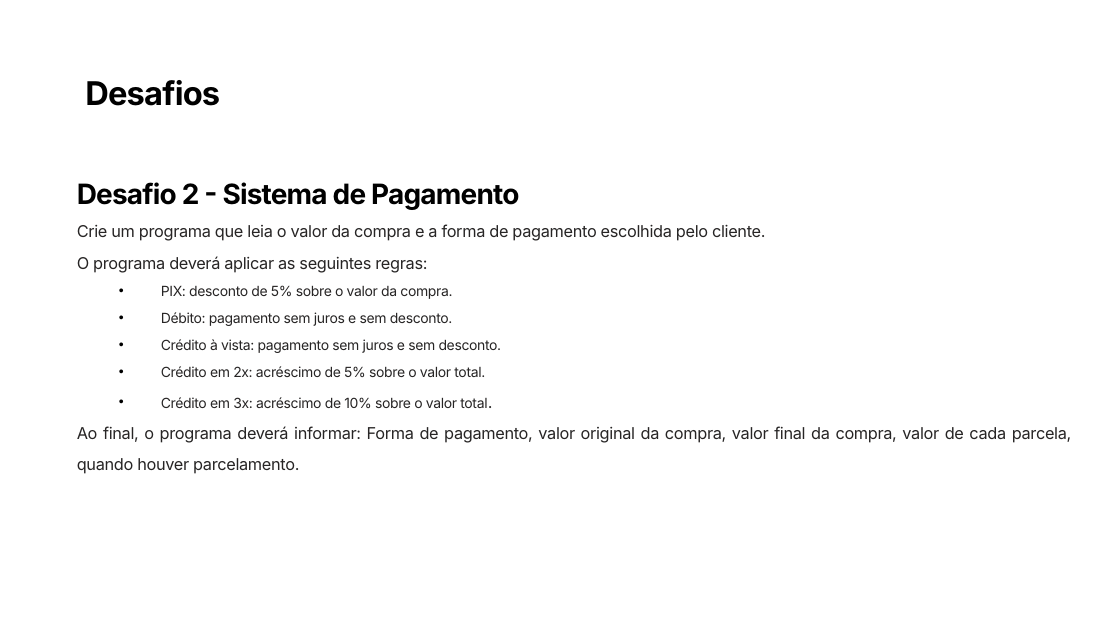
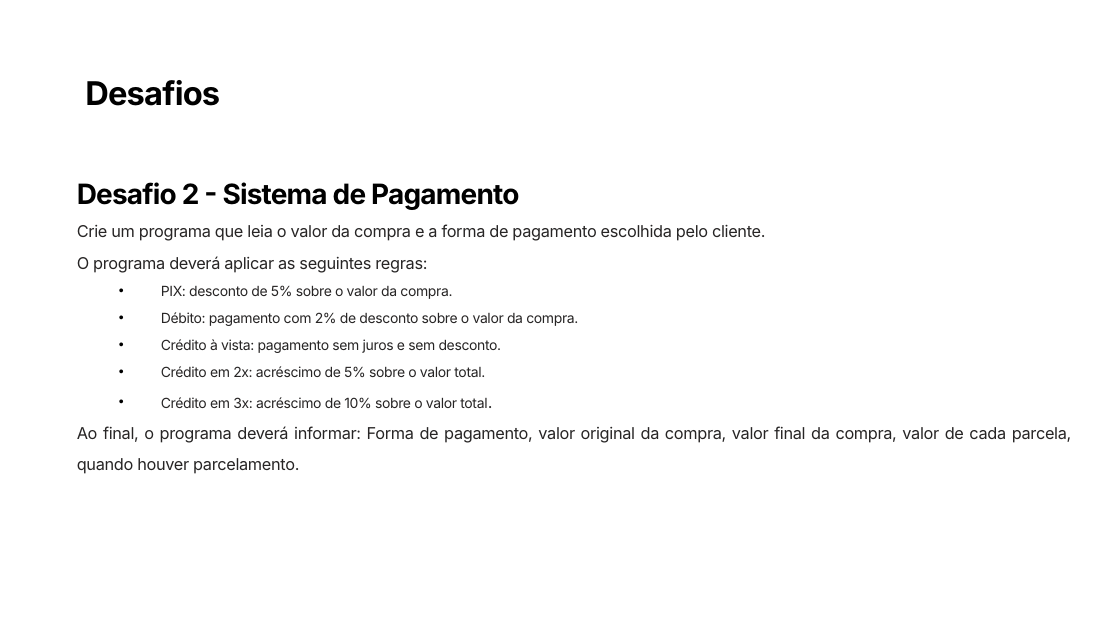
Before and after one commit to PedroMiho/UMC, a slide deck: slide 12 of ads/software-basico/aulas-03-04-estruturas-decisao/Aula 03 - Estrutura de Decisão.pptx. Drawn at 1120x630 pixels with LibreOffice and Linux fonts; fonts in the diff are those of the drawing; background and template pictures are left out. Boxes give left, top, right and bottom in pixels: in the first picture for what was removed or moved away, otherwise in the second. Text is boxed around its words. In the diff, an @@ line names an element or a change of style, - is before the commit and + after.

```diff
--- a/ads/software-basico/aulas-03-04-estruturas-decisao/Aula 03 - Estrutura de Decisão.pptx
+++ b/ads/software-basico/aulas-03-04-estruturas-decisao/Aula 03 - Estrutura de Decisão.pptx
@@ text at <box>161,312,578,326</box>: text changed @@
-  • Débito: pagamento sem juros e sem desconto.
+  • Débito: pagamento com 2% de desconto sobre o valor da compra.
```
Also in this commit, not shown: 1 other slide changed, 21 other files.
